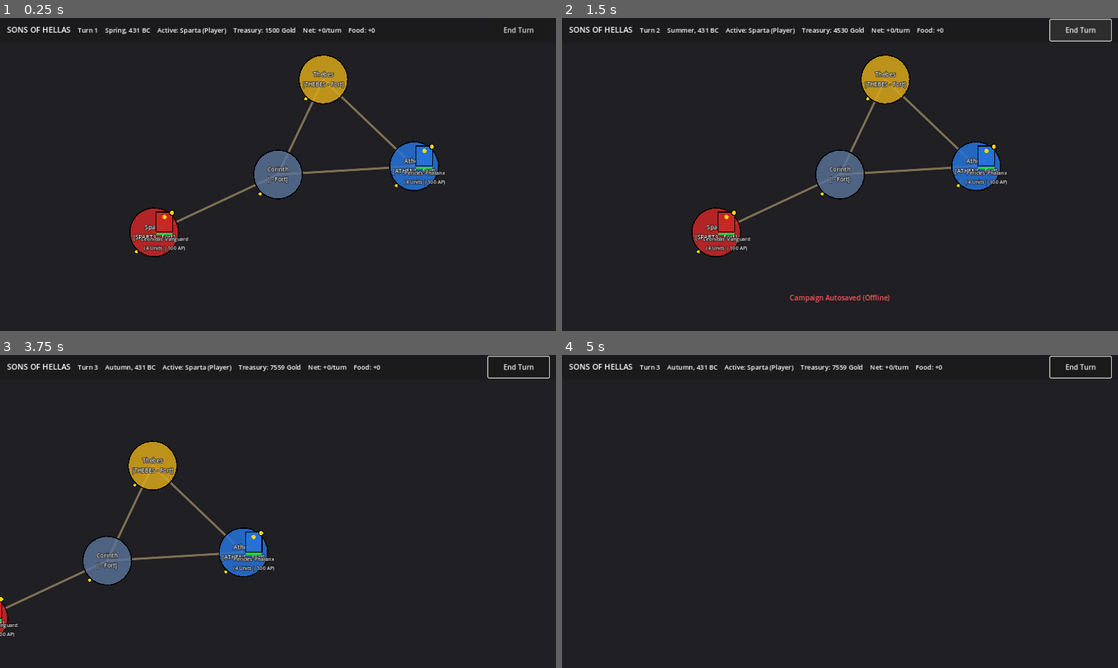
Above: before the commit, frames 1-4 (two rows, left to right).
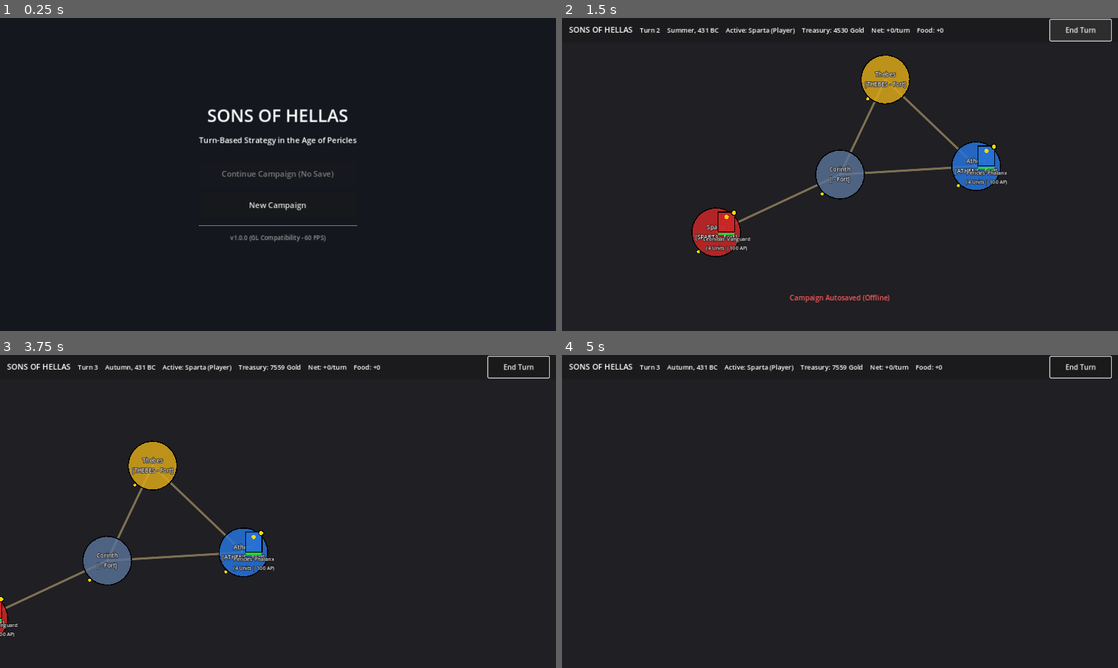
Above: after the commit, the same moments.

Repository: DimitrisMilios/SonsOfHellas
Game: Godot game, scene res://scenes/TitleScreen.tscn
Two runs of this game, one before a commit and one after it. Both use one fixed random seed, a clock stepped at 60 frames per second and the inputs below. Before the commit the project starts from res://scenes/MainCampaign.tscn.
Inputs (mouse positions are in pixels of both pictures, inside the frame that each line leads up to):
- Up to frame 1 (0.25 s): no input
- Up to frame 2 (1.5 s): click (840, 205) at 0.5 s, where only the run after the commit has a clickable "New Campaign"; click "End Turn" at 1.25 s
- Up to frame 3 (3.75 s): tap Enter at 2 s; move the mouse to (400, 495) at 2.02 s; hold D 2.03-2.75 s; click (400, 495) at 2.17 s; drag from (166, 527) to (250, 574) at 2.77 s; move the mouse to (333, 442) at 3.52 s; hold D from 3.53 s (still down)
- Up to frame 4 (5 s): release D at 4.25 s; drag from (812, 574) to (673, 464) at 4.27 s

The runs differ from the first frame. In frame 1, 6.9% of the frame differs, in the area x 1-96%, y 2-77%; in frame 2, nothing differs; in frame 3, less than 0.1%; in frame 4, nothing differs.
Error in both runs: Invalid call. Nonexistent function 'get_total_combat_value' in base 'Resource (ArmyData)'. (res://scripts/core/CampaignAIDecisionEngine.gd:186)

Commit message:
feat(ui): implement TitleScreen with autosave continue and Android export preset

Diff:
--- a/project.godot
+++ b/project.godot
@@ -8,7 +8,7 @@
 
 config/name="Sons of Hellas"
 config/description="Turn-Based Grand Strategy Campaign Map for Mobile (Godot 4)"
-run/main_scene="res://scenes/MainCampaign.tscn"
+run/main_scene="res://scenes/TitleScreen.tscn"
 config/features=PackedStringArray("4.3", "GL Compatibility")
 run/max_fps=60
 
@@ -30,7 +30,7 @@
 window/size/mode=0
 window/stretch/mode="canvas_items"
 window/stretch/aspect="expand"
-window/handheld/orientation=5
+window/handheld/orientation=4
 
 [input_devices]
 
--- /dev/null
+++ b/scenes/TitleScreen.tscn
@@ -0,0 +1,76 @@
+[gd_scene load_steps=3 format=3]
+
+[ext_resource type="Script" path="res://scripts/ui/TitleScreen.gd" id="1_title"]
+[ext_resource type="Script" path="res://scripts/ui/SafeAreaContainer.gd" id="2_safe"]
+
+[node name="TitleScreen" type="Control"]
+layout_mode = 3
+anchors_preset = 15
+anchor_right = 1.0
+anchor_bottom = 1.0
+grow_horizontal = 2
+grow_vertical = 2
+script = ExtResource("1_title")
+
+[node name="Background" type="ColorRect" parent="."]
+layout_mode = 1
+anchors_preset = 15
+anchor_right = 1.0
+anchor_bottom = 1.0
+grow_horizontal = 2
+grow_vertical = 2
+color = Color(0.08, 0.09, 0.12, 1.0)
+
+[node name="SafeAreaContainer" type="MarginContainer" parent="."]
+layout_mode = 1
+anchors_preset = 15
+anchor_right = 1.0
+anchor_bottom = 1.0
+grow_horizontal = 2
+grow_vertical = 2
+script = ExtResource("2_safe")
+
+[node name="CenterContainer" type="CenterContainer" parent="SafeAreaContainer"]
+layout_mode = 2
+
+[node name="VBoxContainer" type="VBoxContainer" parent="SafeAreaContainer/CenterContainer"]
+layout_mode = 2
+theme_override_constants/separation = 16
+alignment = 1
+
+[node name="TitleLabel" type="Label" parent="SafeAreaContainer/CenterContainer/VBoxContainer"]
+layout_mode = 2
+theme_override_font_sizes/font_size = 40
+text = "SONS OF HELLAS"
+horizontal_alignment = 1
+
+[node name="SubtitleLabel" type="Label" parent="SafeAreaContainer/CenterContainer/VBoxContainer"]
+layout_mode = 2
+theme_override_font_sizes/font_size = 18
+text = "Turn-Based Strategy in the Age of Pericles"
+horizontal_alignment = 1
+
+[node name="HSeparator1" type="HSeparator" parent="SafeAreaContainer/CenterContainer/VBoxContainer"]
+layout_mode = 2
+
+[node name="ContinueButton" type="Button" parent="SafeAreaContainer/CenterContainer/VBoxContainer"]
+custom_minimum_size = Vector2(320, 56)
+layout_mode = 2
+theme_override_font_sizes/font_size = 18
+text = "Continue Campaign"
+
+[node name="NewGameButton" type="Button" parent="SafeAreaContainer/CenterContainer/VBoxContainer"]
+custom_minimum_size = Vector2(320, 56)
+layout_mode = 2
+theme_override_font_sizes/font_size = 18
+text = "New Campaign"
+
+[node name="HSeparator2" type="HSeparator" parent="SafeAreaContainer/CenterContainer/VBoxContainer"]
+layout_mode = 2
+
+[node name="VersionLabel" type="Label" parent="SafeAreaContainer/CenterContainer/VBoxContainer"]
+layout_mode = 2
+theme_override_colors/font_color = Color(0.6, 0.6, 0.6, 1.0)
+theme_override_font_sizes/font_size = 14
+text = "v1.0.0 (GL Compatibility - 60 FPS)"
+horizontal_alignment = 1
--- /dev/null
+++ b/scripts/ui/TitleScreen.gd
@@ -0,0 +1,81 @@
+class_name TitleScreen
+extends Control
+
+@onready var continue_button: Button = $SafeAreaContainer/CenterContainer/VBoxContainer/ContinueButton
+@onready var new_game_button: Button = $SafeAreaContainer/CenterContainer/VBoxContainer/NewGameButton
+
+var _target_slot: String = "campaign_autosave"
+
+func _ready() -> void:
+	_ensure_references()
+	setup_from_save_slot(_target_slot)
+
+	if continue_button != null and not continue_button.pressed.is_connected(_on_continue_pressed):
+		continue_button.pressed.connect(_on_continue_pressed)
+	if new_game_button != null and not new_game_button.pressed.is_connected(_on_new_game_pressed):
+		new_game_button.pressed.connect(_on_new_game_pressed)
+
+func _ensure_references() -> void:
+	if continue_button == null:
+		continue_button = get_node_or_null("SafeAreaContainer/CenterContainer/VBoxContainer/ContinueButton") as Button
+	if new_game_button == null:
+		new_game_button = get_node_or_null("SafeAreaContainer/CenterContainer/VBoxContainer/NewGameButton") as Button
+
+## Configures the continue button based on available autosave metadata.
+func setup_from_save_slot(slot_name: String) -> void:
+	_ensure_references()
+	_target_slot = slot_name
+
+	var save_mgr: Node = get_node_or_null("/root/SaveManager") if is_inside_tree() else null
+	if save_mgr == null:
+		# Fallback direct script load for isolated tests
+		var sm_script: GDScript = load("res://scripts/core/SaveManager.gd") as GDScript
+		if sm_script != null:
+			save_mgr = sm_script.new()
+
+	if save_mgr == null:
+		if continue_button != null:
+			continue_button.disabled = true
+			continue_button.text = "Continue Campaign (No Save)"
+		return
+
+	var has_save: bool = save_mgr.has_method("has_save_file") and save_mgr.has_save_file(slot_name)
+	if not has_save:
+		if continue_button != null:
+			continue_button.disabled = true
+			continue_button.text = "Continue Campaign (No Save)"
+	else:
+		var env: Dictionary = save_mgr.read_save_envelope(slot_name)
+		if env.is_empty():
+			if continue_button != null:
+				continue_button.disabled = true
+				continue_button.text = "Continue Campaign (Save Unreadable)"
+		else:
+			var payload: Dictionary = env.get("payload", {})
+			var turn_num: int = int(payload.get("current_turn", 1))
+			var faction_name: String = "Sparta"
+			var factions_list: Array = payload.get("factions", [])
+			for f_dict: Variant in factions_list:
+				if f_dict is Dictionary and f_dict.get("is_player", false):
+					faction_name = str(f_dict.get("faction_name", "Sparta"))
+					break
+
+			if continue_button != null:
+				continue_button.disabled = false
+				continue_button.text = "Continue (Turn %d - %s)" % [turn_num, faction_name]
+
+	# Free temporary instance if created for test
+	if not is_inside_tree() and save_mgr != null:
+		save_mgr.free()
+
+func _on_continue_pressed() -> void:
+	var save_mgr: Node = get_node_or_null("/root/SaveManager")
+	if save_mgr != null and save_mgr.has_method("load_game"):
+		save_mgr.load_game(_target_slot)
+
+	if get_tree() != null:
+		get_tree().change_scene_to_file("res://scenes/MainCampaign.tscn")
+
+func _on_new_game_pressed() -> void:
+	if get_tree() != null:
+		get_tree().change_scene_to_file("res://scenes/MainCampaign.tscn")
--- a/tests/test_runner.gd
+++ b/tests/test_runner.gd
@@ -28,6 +28,7 @@
 const TestAudioManager = preload("res://tests/test_audio_manager.gd")
 const TestSaveResilience = preload("res://tests/test_save_resilience.gd")
 const TestTurnCommitReplay = preload("res://tests/test_turn_commit_replay.gd")
+const TestTitleScreen = preload("res://tests/test_title_screen.gd")
 
 func _init() -> void:
 	print("\n==========================================")
@@ -316,6 +317,16 @@
 		for f: String in tcr_failures:
 			print("     * " + f)
 
+	print("[RUNNING] TestTitleScreen...")
+	var ts_failures: Array[String] = TestTitleScreen.run_all_tests()
+	if ts_failures.is_empty():
+		print("  -> PASSED: TestTitleScreen")
+	else:
+		total_failures += ts_failures.size()
+		print("  -> FAILED: TestTitleScreen (%d errors)" % ts_failures.size())
+		for f: String in ts_failures:
+			print("     * " + f)
+
 	print("\n------------------------------------------")
 	if total_failures == 0:
 		print("ALL TESTS PASSED!")
--- /dev/null
+++ b/tests/test_title_screen.gd
@@ -0,0 +1,94 @@
+class_name TestTitleScreen
+extends RefCounted
+
+static func run_all_tests() -> Array[String]:
+	var failures: Array[String] = []
+	test_title_screen_instantiation(failures)
+	test_title_screen_disabled_when_no_save(failures)
+	test_title_screen_metadata_display(failures)
+	test_touch_target_dimensions(failures)
+	return failures
+
+static func _assert(condition: bool, msg: String, failures: Array[String]) -> void:
+	if not condition:
+		failures.append(msg)
+
+static func test_title_screen_instantiation(failures: Array[String]) -> void:
+	var scene: PackedScene = load("res://scenes/TitleScreen.tscn") as PackedScene
+	_assert(scene != null, "TitleScreen.tscn must be loadable", failures)
+	if scene == null:
+		return
+
+	var title_node: Node = scene.instantiate()
+	_assert(title_node != null, "Instantiated node must not be null", failures)
+
+	var safe_area: SafeAreaContainer = title_node.get_node_or_null("SafeAreaContainer") as SafeAreaContainer
+	_assert(safe_area != null, "TitleScreen must wrap UI in SafeAreaContainer", failures)
+
+	title_node.free()
+
+static func test_title_screen_disabled_when_no_save(failures: Array[String]) -> void:
+	var scene: PackedScene = load("res://scenes/TitleScreen.tscn") as PackedScene
+	if scene == null:
+		return
+	var title_node: Node = scene.instantiate()
+
+	# Pass empty or non-existent slot
+	title_node.call("setup_from_save_slot", "non_existent_slot_xyz")
+	var continue_btn: Button = title_node.get_node_or_null("SafeAreaContainer/CenterContainer/VBoxContainer/ContinueButton") as Button
+	_assert(continue_btn != null, "ContinueButton must exist", failures)
+	if continue_btn != null:
+		_assert(continue_btn.disabled, "ContinueButton must be disabled when no save exists", failures)
+
+	title_node.free()
+
+static func test_title_screen_metadata_display(failures: Array[String]) -> void:
+	var sm_script: GDScript = load("res://scripts/core/SaveManager.gd") as GDScript
+	var sm: Node = sm_script.new()
+	var test_slot: String = "test_title_metadata"
+
+	var f: FactionData = FactionData.new()
+	f.faction_id = "sparta"
+	f.faction_name = "Sparta"
+	f.is_player = true
+
+	var p: ProvinceData = ProvinceData.new()
+	p.province_id = "prov_sparta"
+	p.province_name = "Sparta"
+	p.owner_faction_id = "sparta"
+
+	var envelope: Dictionary = sm.serialize_campaign([f], {"prov_sparta": p}, [], 7, 42)
+	sm.write_save_atomic(test_slot, envelope)
+
+	var scene: PackedScene = load("res://scenes/TitleScreen.tscn") as PackedScene
+	if scene != null:
+		var title_node: Node = scene.instantiate()
+		title_node.call("setup_from_save_slot", test_slot)
+		var continue_btn: Button = title_node.get_node_or_null("SafeAreaContainer/CenterContainer/VBoxContainer/ContinueButton") as Button
+		_assert(continue_btn != null and not continue_btn.disabled, "Continue button should be enabled when valid save exists", failures)
+		if continue_btn != null:
+			_assert(continue_btn.text.contains("Turn 7"), "Continue button text should display Turn 7, got: %s" % continue_btn.text, failures)
+			_assert(continue_btn.text.contains("Sparta"), "Continue button text should display faction Sparta, got: %s" % continue_btn.text, failures)
+		title_node.free()
+
+	# Clean up test save files
+	for path: String in [sm.get_save_file_path(test_slot), sm.get_save_backup_path(test_slot), sm.get_save_tmp_path(test_slot)]:
+		if FileAccess.file_exists(path):
+			DirAccess.remove_absolute(path)
+	sm.free()
+
+static func test_touch_target_dimensions(failures: Array[String]) -> void:
+	var scene: PackedScene = load("res://scenes/TitleScreen.tscn") as PackedScene
+	if scene == null:
+		return
+	var title_node: Node = scene.instantiate()
+
+	var continue_btn: Button = title_node.get_node_or_null("SafeAreaContainer/CenterContainer/VBoxContainer/ContinueButton") as Button
+	var new_btn: Button = title_node.get_node_or_null("SafeAreaContainer/CenterContainer/VBoxContainer/NewGameButton") as Button
+
+	_assert(continue_btn != null and continue_btn.custom_minimum_size.y >= 44.0,
+		"ContinueButton height must be >= 44px", failures)
+	_assert(new_btn != null and new_btn.custom_minimum_size.y >= 44.0,
+		"NewGameButton height must be >= 44px", failures)
+
+	title_node.free()
Not shown, added: export_presets.cfg
